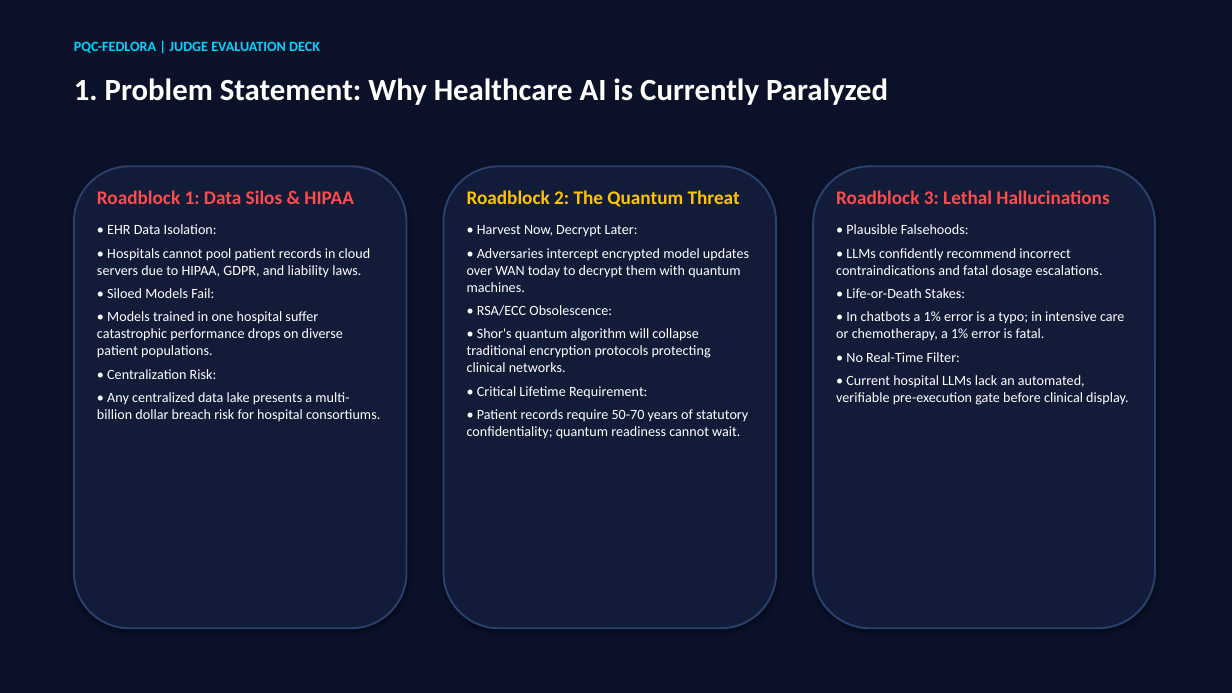
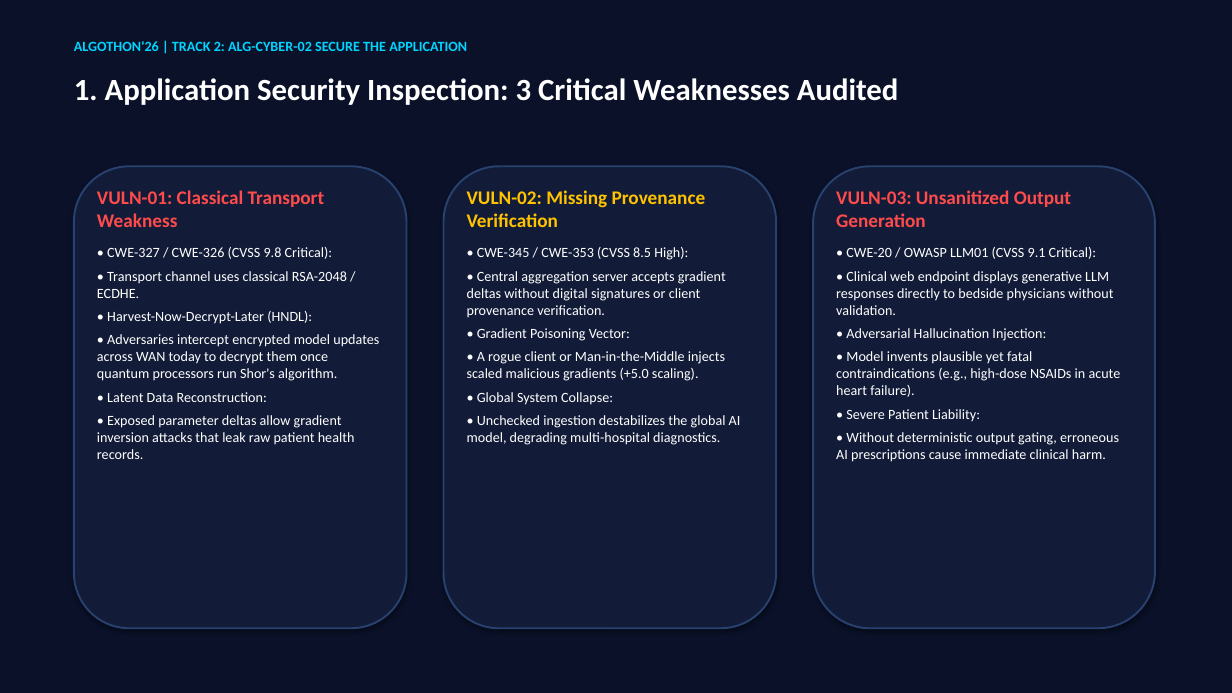
Before and after one commit to mritunjay065/hallucination, a slide deck: slide 2 of PQC_FedLoRA_Judge_Presentation.pptx. Drawn at 1232x693 pixels with LibreOffice and Linux fonts; fonts in the diff are those of the drawing. Boxes give left, top, right and bottom in pixels: in the first picture for what was removed or moved away, otherwise in the second. Text is boxed around its words. In the diff, an @@ line names an element or a change of style, - is before the commit and + after.

Commit message:
docs(presentation): update judge presentation to align with ALG-CYBER-02 rubrics

```diff
--- a/PQC_FedLoRA_Judge_Presentation.pptx
+++ b/PQC_FedLoRA_Judge_Presentation.pptx
@@ text at [74,41,467,51]: text changed @@
-PQC-FEDLORA | JUDGE EVALUATION DECK
+ALGOTHON'26 | TRACK 2: ALG-CYBER-02 SECURE THE APPLICATION
@@ text at [74,78,899,105]: text changed @@
-1. Problem Statement: Why Healthcare AI is Currently Paralyzed
+1. Application Security Inspection: 3 Critical Weaknesses Audited
@@ text at [97,190,379,459]: text changed @@
-Roadblock 1: Data Silos & HIPAA
-• EHR Data Isolation:
-• Hospitals cannot pool patient records in cloud servers due to HIPAA, GDPR, and liability laws.
-• Siloed Models Fail:
-• Models trained in one hospital suffer catastrophic performance drops on diverse patient populations.
-• Centralization Risk:
-• Any centralized data lake presents a multi-billion dollar breach risk for hospital consortiums.
+VULN-01: Classical Transport Weakness
+• CWE-327 / CWE-326 (CVSS 9.8 Critical):
+• Transport channel uses classical RSA-2048 / ECDHE.
+• Harvest-Now-Decrypt-Later (HNDL):
+• Adversaries intercept encrypted model updates across WAN today to decrypt them once quantum processors run Shor's algorithm.
+• Latent Data Reconstruction:
+• Exposed parameter deltas allow gradient inversion attacks that leak raw patient health records.
@@ text at [467,190,741,445]: text changed @@
-Roadblock 2: The Quantum Threat
-• Harvest Now, Decrypt Later:
-• Adversaries intercept encrypted model updates over WAN today to decrypt them with quantum machines.
-• RSA/ECC Obsolescence:
-• Shor's quantum algorithm will collapse traditional encryption protocols protecting clinical networks.
-• Critical Lifetime Requirement:
-• Patient records require 50-70 years of statutory confidentiality; quantum readiness cannot wait.
+VULN-02: Missing Provenance Verification
+• CWE-345 / CWE-353 (CVSS 8.5 High):
+• Central aggregation server accepts gradient deltas without digital signatures or client provenance verification.
+• Gradient Poisoning Vector:
+• A rogue client or Man-in-the-Middle injects scaled malicious gradients (+5.0 scaling).
+• Global System Collapse:
+• Unchecked ingestion destabilizes the global AI model, degrading multi-hospital diagnostics.
@@ text at [836,190,1121,462]: text changed @@
-Roadblock 3: Lethal Hallucinations
-• Plausible Falsehoods:
-• LLMs confidently recommend incorrect contraindications and fatal dosage escalations.
-• Life-or-Death Stakes:
-• In chatbots a 1% error is a typo; in intensive care or chemotherapy, a 1% error is fatal.
-• No Real-Time Filter:
-• Current hospital LLMs lack an automated, verifiable pre-execution gate before clinical display.
+VULN-03: Unsanitized Output Generation
+• CWE-20 / OWASP LLM01 (CVSS 9.1 Critical):
+• Clinical web endpoint displays generative LLM responses directly to bedside physicians without validation.
+• Adversarial Hallucination Injection:
+• Model invents plausible yet fatal contraindications (e.g., high-dose NSAIDs in acute heart failure).
+• Severe Patient Liability:
+• Without deterministic output gating, erroneous AI prescriptions cause immediate clinical harm.
```
Also in this commit, not shown: 6 other slides changed, 3 slides added, 3 slides removed.
